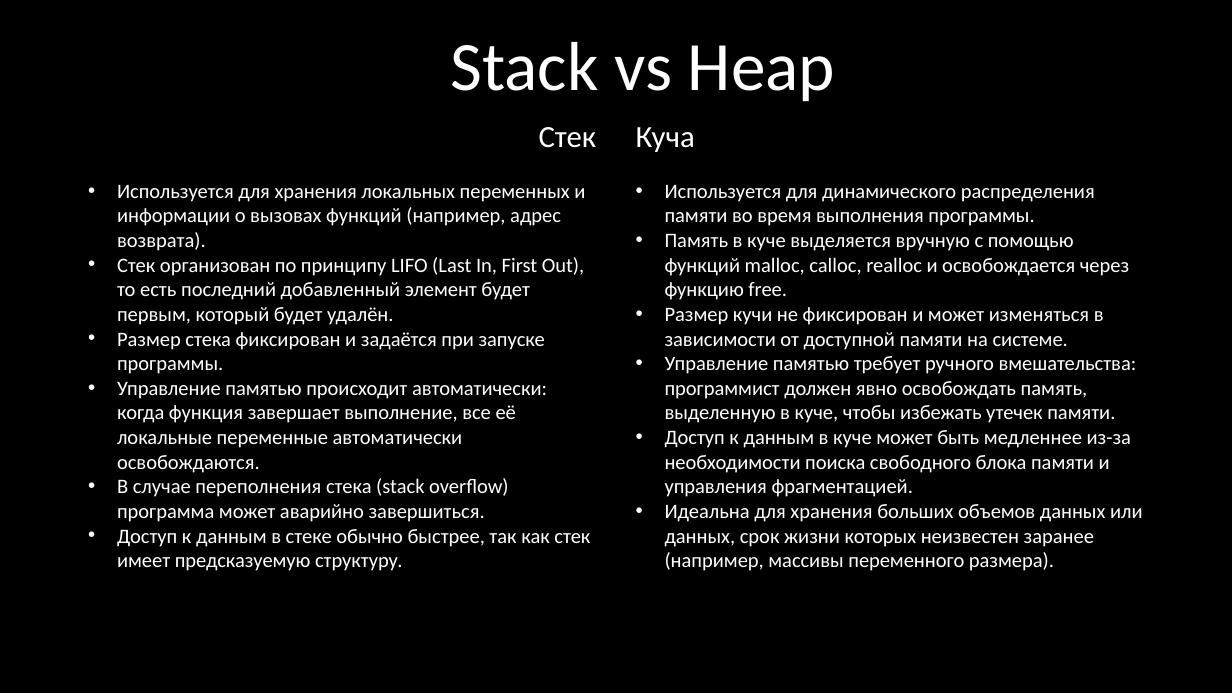
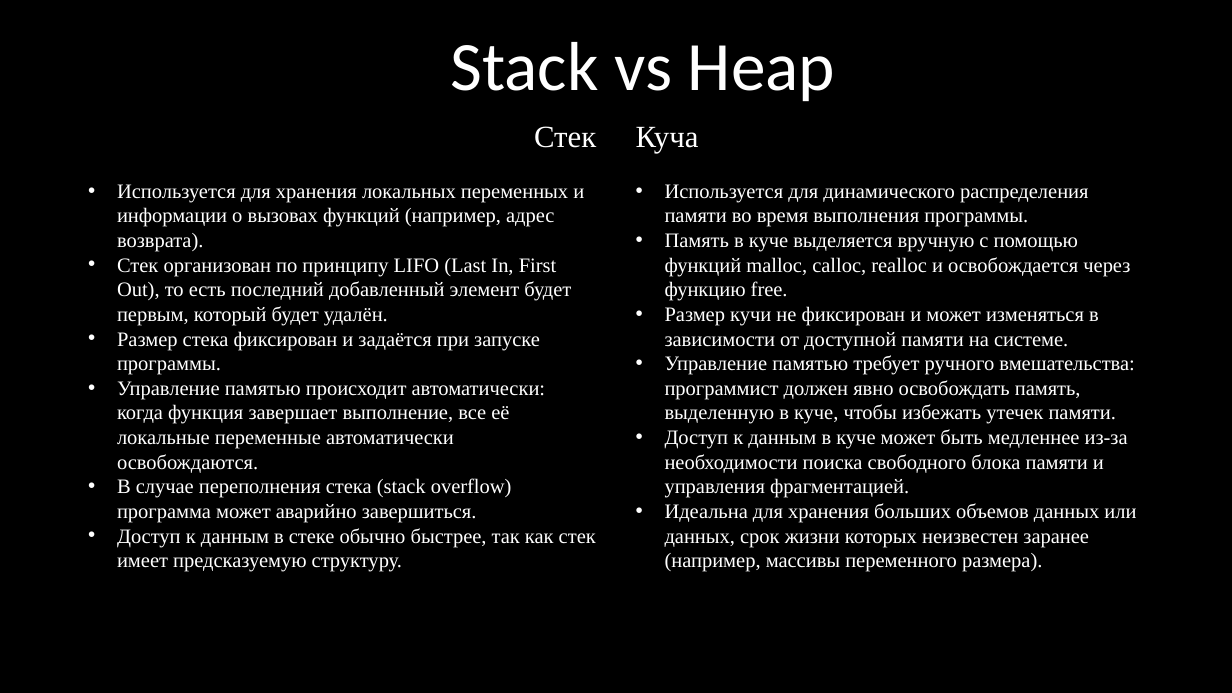
Before and after one commit to kruffka/C-Programming, a slide deck: slide 10 of 2024-2025/slides_pptx/5.2_dynamic_arrays.pptx. Drawn at 1232x693 pixels with LibreOffice and Linux fonts; fonts in the diff are those of the drawing. Boxes give left, top, right and bottom in pixels: in the first picture for what was removed or moved away, otherwise in the second. Text is boxed around its words. In the diff, an @@ line names an element or a change of style, - is before the commit and + after.

```diff
--- a/2024-2025/slides_pptx/5.2_dynamic_arrays.pptx
+++ b/2024-2025/slides_pptx/5.2_dynamic_arrays.pptx
@@ text "Стек" at (x1=117, y1=126, x2=596, y2=572): font Calibri to Times New Roman @@
@@ text "Куча" at (x1=636, y1=126, x2=1136, y2=572): font Calibri to Times New Roman @@
```
Also in this commit, not shown: 1 other slide changed.
